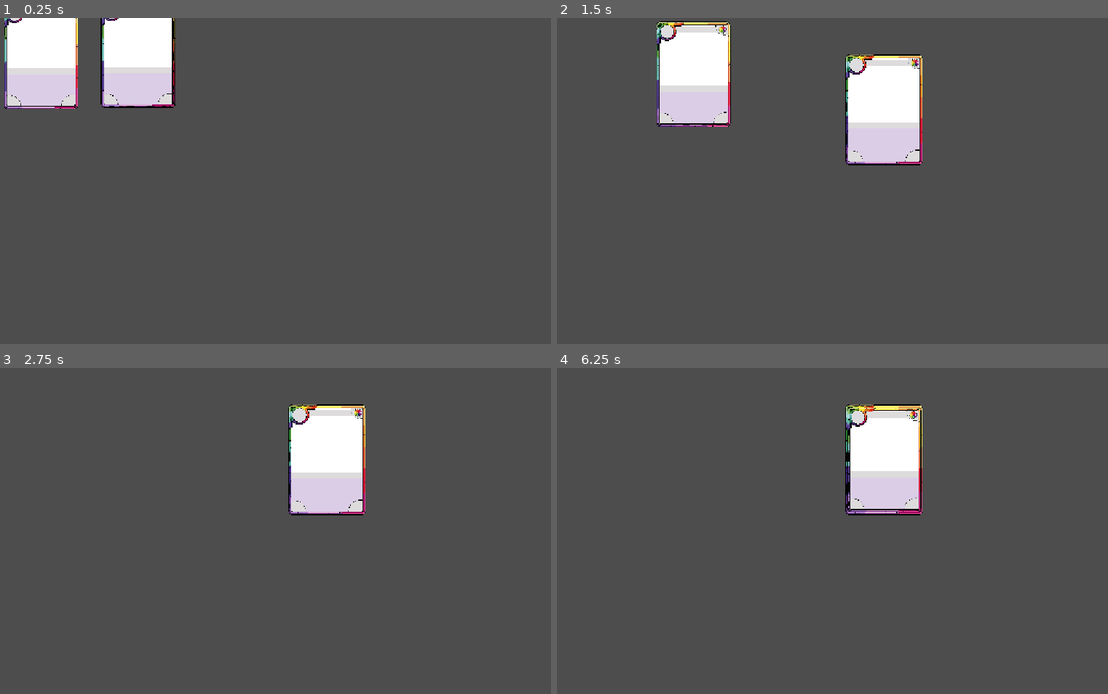
Above: before the commit, frames 1-4 (two rows, left to right).
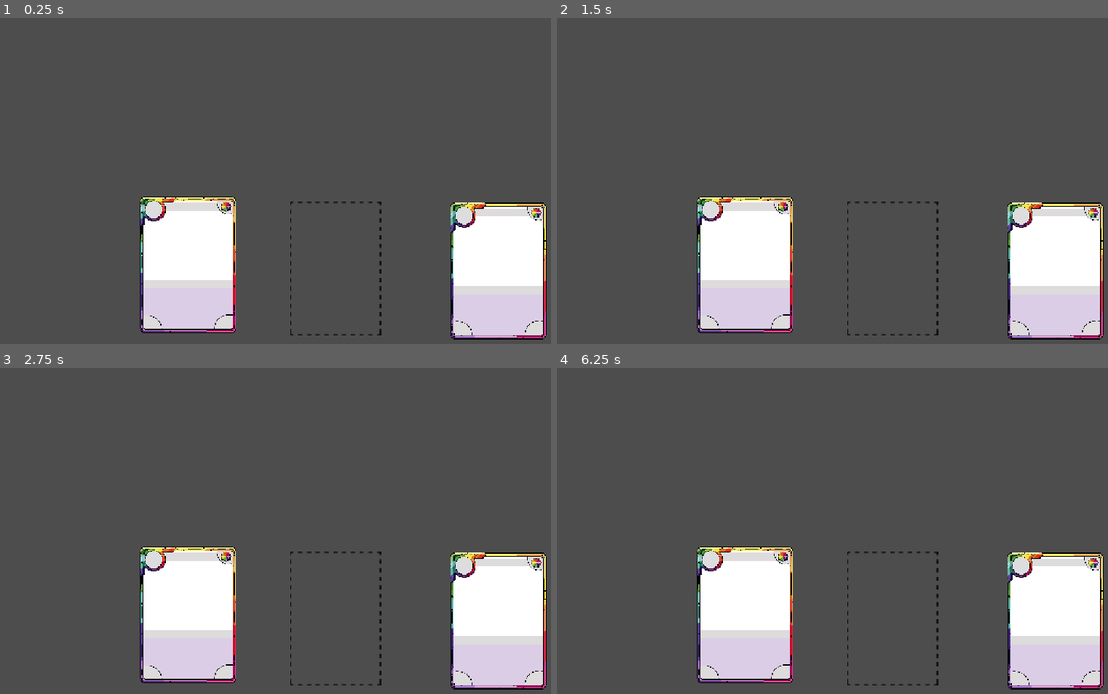
Above: after the commit, the same moments.

Repository: ArthurGuaxinim/Call-of-The-Void-Card-Game
Game: Godot game, scene res://Scene/Scene_Tests_Nier/main.tscn
Two runs of this game, one before a commit and one after it. Both use one fixed random seed, a clock stepped at 60 frames per second and the inputs below.
Inputs (mouse positions are in pixels of both pictures, inside the frame that each line leads up to):
- Up to frame 1 (0.25 s): no input
- Up to frame 2 (1.5 s): tap Enter at 0.5 s; drag from (694, 53) to (882, 109) at 0.52 s; drag from (601, 57) to (882, 109) at 1.27 s
- Up to frame 3 (2.75 s): move the mouse to (325, 459) at 2.02 s; click (325, 459) at 2.17 s
- Up to frame 4 (6.25 s): tap Space at 2.75, 4.25, 5.75 s; drag from (799, 596) to (882, 459) at 2.77 s; tap Enter at 3.5, 5 s; move the mouse to (1003, 579) at 3.52 s; click (1003, 579) at 3.67 s; drag from (650, 482) to (738, 449) at 4.27 s; move the mouse to (854, 531) at 5.02 s; click (854, 531) at 5.17 s; drag from (738, 449) to (882, 459) at 5.77 s

The runs differ from the first frame. In frame 1, 22% of the frame differs, in the area x 0-100%, y 0-99%; in frame 2, 24%, in the area x 18-100%, y 0-99%; in frame 3, 20%; in frame 4, 20%.

Commit message:
CardSlot_Completed
Name: Nier Date: 01/09/2026

Updates made:

- A free CardSlot asset was added for testing;

- The functionality, in this case the script, has already been developed, so we already have the functionality to attach cards to designated fields.

Problems found: Significant design problems, both in terms of effect and design incompatibilities, therefore a review of the resizing is needed;

No technical problems have yet been identified in the tests performed.
-------------------------------------------
Nome:Nier data:01/09/2026
Atualizações feitas:
- foi colocado asset gratuito de CardSlot para testes;
-  A funcionalidade, no caso o script ja foi desenvolvido, logo ja temos a funcionalidade para anexar cartas em campos designados
problemas encontrados: Altos problemas de design, tanto no quesito de efeito quanto de imcompatibilidades do design, logo precisa de revisão no redimensionament;
agora de problemas tecnicos nenhum ainda indentificado nos testes feitos

Diff:
--- /dev/null
+++ b/Scene/Scene_Tests_Nier/cardslot.gd
@@ -0,0 +1,3 @@
+extends Node2D
+
+var card_in_slot = false
--- /dev/null
+++ b/Scene/Scene_Tests_Nier/cardslot.tscn
@@ -0,0 +1,19 @@
+[gd_scene format=3 uid="uid://b7hx6nxbqohdf"]
+
+[ext_resource type="Texture2D" uid="uid://dtdb4830y676j" path="res://Assets/Assets_Test/CardSlot.png" id="1_k1ixk"]
+
+[sub_resource type="RectangleShape2D" id="RectangleShape2D_bhunq"]
+size = Vector2(181, 265)
+
+[node name="Cardslot" type="Node2D" unique_id=2004367645]
+
+[node name="CardSlotImage" type="Sprite2D" parent="." unique_id=621088889]
+texture = ExtResource("1_k1ixk")
+
+[node name="Area2D" type="Area2D" parent="." unique_id=718905381]
+collision_layer = 2
+collision_mask = 2
+
+[node name="CollisionShape2D" type="CollisionShape2D" parent="Area2D" unique_id=494658428]
+position = Vector2(0.5, 0.5)
+shape = SubResource("RectangleShape2D_bhunq")
--- a/Scene/Scene_Tests_Nier/main.tscn
+++ b/Scene/Scene_Tests_Nier/main.tscn
@@ -2,6 +2,8 @@
 
 [ext_resource type="Script" uid="uid://dbmoakh1tv7ue" path="res://Scripts/Scripts_Test_Nier/cardmanager.gd" id="1_oj4eh"]
 [ext_resource type="PackedScene" uid="uid://bxnvqpsite2ft" path="res://Scene/Scene_Tests_Nier/card.tscn" id="2_ibdkg"]
+[ext_resource type="PackedScene" uid="uid://b7hx6nxbqohdf" path="res://Scene/Scene_Tests_Nier/cardslot.tscn" id="3_ibdkg"]
+[ext_resource type="Script" uid="uid://crh3rphlwuev4" path="res://Scene/Scene_Tests_Nier/cardslot.gd" id="4_luoai"]
 
 [node name="Main" type="Node2D" unique_id=1349095549]
 
@@ -9,7 +11,13 @@
 script = ExtResource("1_oj4eh")
 
 [node name="Card" parent="Cardmanager" unique_id=1435173483 instance=ExtResource("2_ibdkg")]
-position = Vector2(317, 73)
+position = Vector2(416, 489.00003)
+scale = Vector2(1.3, 1.3)
 
-[node name="Card2" parent="Cardmanager" unique_id=2079773275 instance=ExtResource("2_ibdkg")]
-position = Vector2(125, 76)
+[node name="Card2" parent="Cardmanager" unique_id=825432900 instance=ExtResource("2_ibdkg")]
+position = Vector2(1030, 501)
+scale = Vector2(1.3, 1.3)
+
+[node name="Cardslot" parent="." unique_id=2004367645 instance=ExtResource("3_ibdkg")]
+position = Vector2(707, 497)
+script = ExtResource("4_luoai")
--- a/Scripts/Scripts_Test_Nier/cardmanager.gd
+++ b/Scripts/Scripts_Test_Nier/cardmanager.gd
@@ -1,4 +1,7 @@
 extends Node2D
+
+const COLLISION_MASK_CARD_SLOT = 2
+const COLLISION_MASK_CARD = 1
 
 # Reference to the card currently being dragged (null if none)
 var card_being_dragged
@@ -40,10 +43,40 @@
 
 func start_drag(card):
 	card_being_dragged = card
-	card.scale = Vector2(1, 1)
+	card.scale = Vector2(1.3, 1.3)
 func finish_drag():
-	card_being_dragged.scale = Vector2(1.05, 1.05)
+	card_being_dragged.scale = Vector2(1.2, 1.2)
+	var card_slot_found = raycast_check_for_cardslot()
+	if card_slot_found and not card_slot_found.card_in_slot:
+		card_being_dragged.position = card_slot_found.position
+		card_being_dragged.get_node("Area2D/CollisionShape2D")
 	card_being_dragged = null
+func raycast_check_for_cardslot():
+	# Get the 2D world's physics state, needed for collision queries
+	var space_state = get_world_2d().direct_space_state
+
+	# Create the parameters for the point query (position to be checked)
+	var parameters = PhysicsPointQueryParameters2D.new()
+	parameters.position = get_global_mouse_position()
+
+	# Allow the query to detect Area2D nodes (not just solid physics bodies)
+	parameters.collide_with_areas = true
+
+	# Define the collision layer to be considered in the search
+	parameters.collision_mask = COLLISION_MASK_CARD_SLOT
+
+	# Run the query and return a list of collisions found at that point
+	var result = space_state.intersect_point(parameters)
+
+	if result.size() > 0:
+		# If something was found, print the result for debugging
+		print(result)
+		# Return the parent node of the found collider
+		# (assuming the collision Area2D is a child of the actual "Card" node)
+		return result[0].collider.get_parent()
+
+	# No card found under the cursor
+	return null
 
 func connect_card_signals(card):
 	card.connect("hovered", on_hovered_over_card)
@@ -64,10 +97,10 @@
 
 func highlight_card(card, hovered):
 	if hovered:
-		card.scale = Vector2(1, 1)
+		card.scale = Vector2(1.2, 1.2)
 		card.z_index = 2
 	else:
-		card.scale = Vector2(1.05, 1.05)
+		card.scale = Vector2(1.3, 1.3)
 		card.z_index = 1
 
 func raycast_check_for_card():
Binary file added: Assets/Assets_Test/CardSlot.png
Not shown, added: Assets/Assets_Test/CardSlot.png.import
Not shown, added: Scene/Scene_Tests_Nier/cardslot.gd.uid
